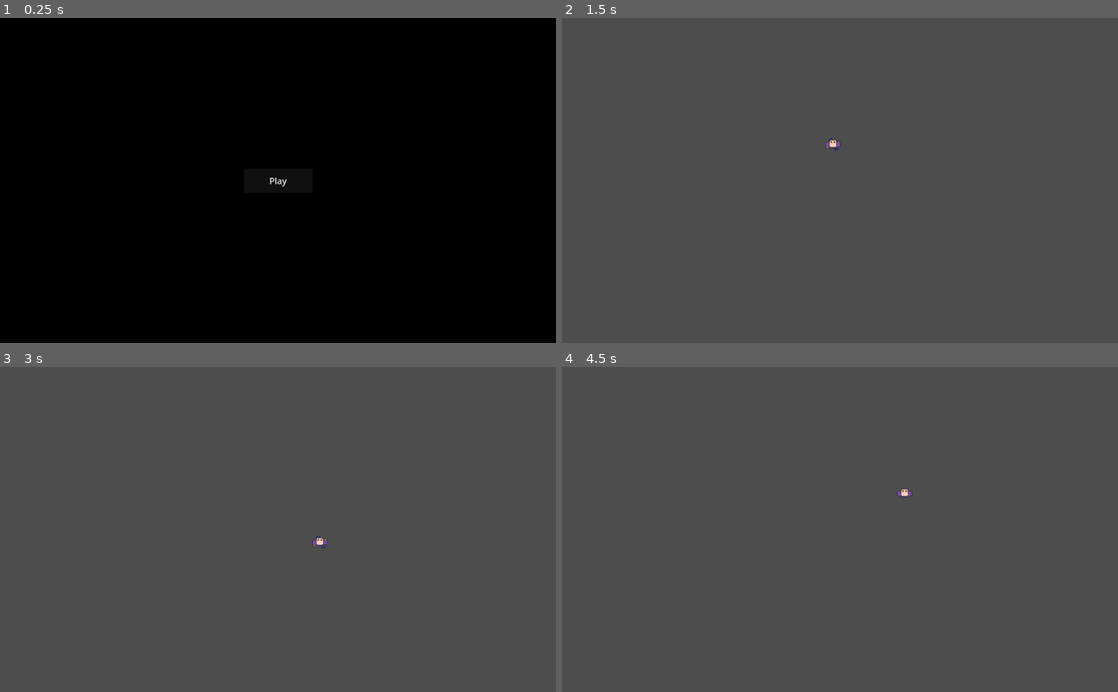
Above: before the commit, frames 1-4 (two rows, left to right).
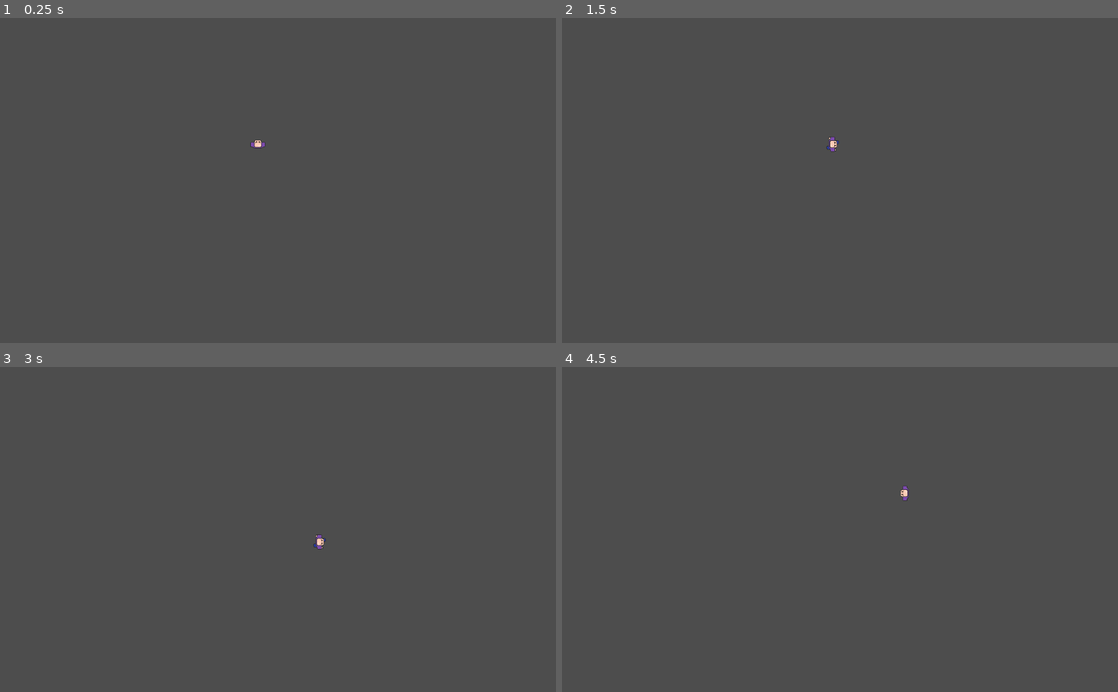
Above: after the commit, the same moments.

Repository: JessicaCC-gd/GGJ2024-2_4_1
Game: Godot game, scene res://level.tscn
Same seed, same stepped clock (60 frames per second), same inputs: the game is played once before the commit and once after it. Before the commit the project starts from res://main_menu.tscn.
Inputs (mouse positions are in pixels of both pictures, inside the frame that each line leads up to):
- Up to frame 1 (0.25 s): no input
- Up to frame 2 (1.5 s): click (840, 180) at 0.5 s, where only the run before the commit has a clickable "Play"; tap Enter at 1.25 s; hold Right (move_right) from 1.28 s (still down)
- Up to frame 3 (3 s): release Right (move_right) at 2.03 s; hold Down (move_down) 2.03-2.78 s; hold Right (move_right) from 2.78 s (still down)
- Up to frame 4 (4.5 s): release Right (move_right) at 3.53 s; hold Up (move_up) 3.53-4.28 s; hold Left (move_left) from 4.28 s (still down)

The runs differ from the first frame. In frame 1, 100% of the frame differs, in the area x 0-100%, y 0-100%; in frame 2, less than 0.1%; in frame 3, less than 0.1%; in frame 4, less than 0.1%.

Commit message:
Player rotation

Diff:
--- a/player.gd
+++ b/player.gd
@@ -11,18 +11,22 @@
 	var input = Vector2()
 	if Input.is_action_pressed("move_up") :
 		_animated_sprite.play("walk")
+		_animated_sprite.rotation_degrees = 0
 		input.y -= 1
 		input.x = 0
 	elif Input.is_action_pressed("move_down"):
 		_animated_sprite.play("walk")
+		_animated_sprite.rotation_degrees = 180
 		input.y += 1
 		input.x = 0
 	elif Input.is_action_pressed("move_left"):
 		_animated_sprite.play("walk")
+		_animated_sprite.rotation_degrees = 270
 		input.x -= 1
 		input.y = 0
 	elif Input.is_action_pressed("move_right"):
 		_animated_sprite.play("walk")
+		_animated_sprite.rotation_degrees = 90
 		input.x += 1
 		input.y = 0
 	else:
--- a/project.godot
+++ b/project.godot
@@ -11,7 +11,7 @@
 [application]
 
 config/name="241"
-run/main_scene="res://main_menu.tscn"
+run/main_scene="res://level.tscn"
 config/features=PackedStringArray("4.2", "GL Compatibility")
 config/icon="res://icon.svg"
 
